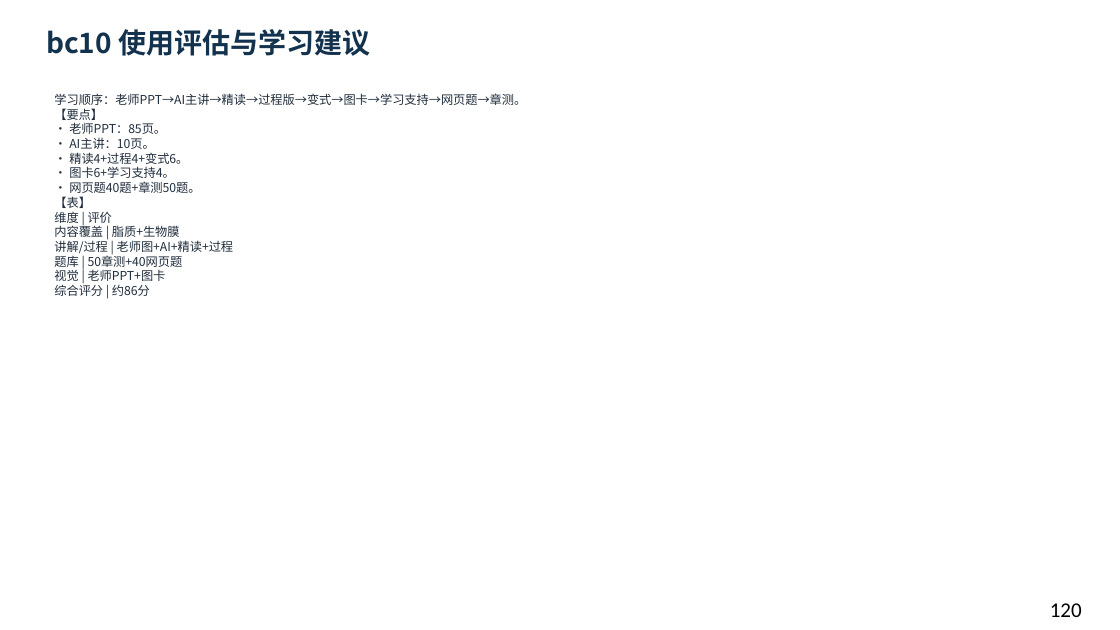
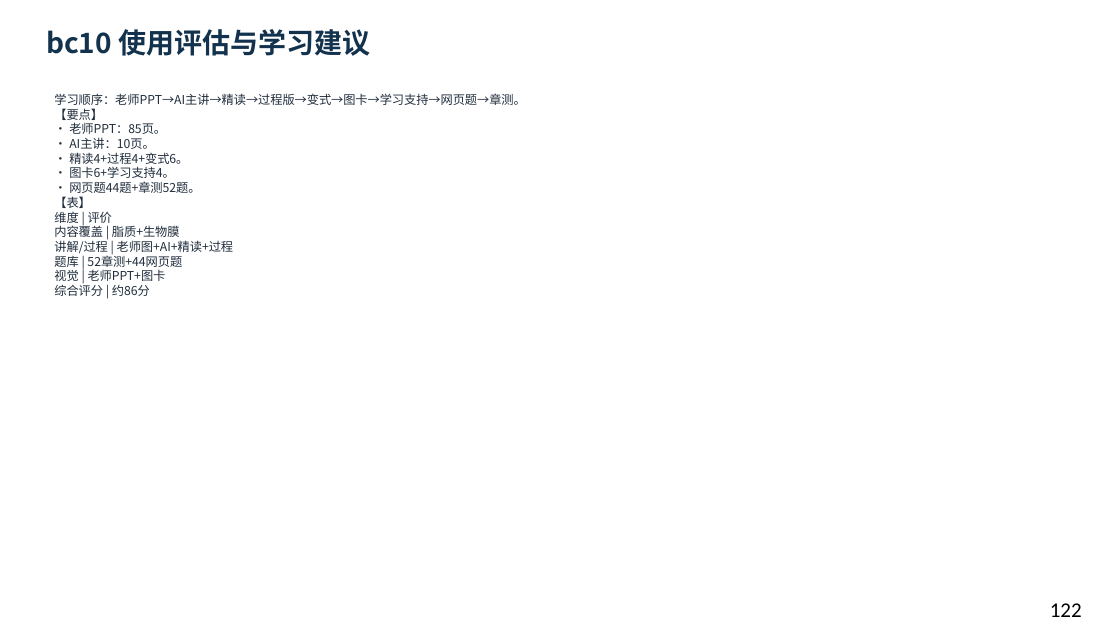
Before and after one commit to newkan-li/Biochemistry, a slide deck: slide 122 of downloads/bc10-ai-style.pptx (slide 120 before the commit). Drawn at 1120x630 pixels with LibreOffice and Linux fonts; fonts in the diff are those of the drawing. Boxes give left, top, right and bottom in pixels: in the first picture for what was removed or moved away, otherwise in the second. Text is boxed around its words. In the diff, an @@ line names an element or a change of style, - is before the commit and + after.

```diff
--- a/downloads/bc10-ai-style.pptx
+++ b/downloads/bc10-ai-style.pptx
@@ text at (x1=54, y1=93, x2=525, y2=296): text changed @@
-学习顺序：老师PPT→AI主讲→精读→过程版→变式→图卡→学习支持→网页题→章测。
-【要点】
-• 老师PPT：85页。
-• AI主讲：10页。
-• 精读4+过程4+变式6。
-• 图卡6+学习支持4。
-• 网页题40题+章测50题。
-【表】
-维度 | 评价
-内容覆盖 | 脂质+生物膜
-讲解/过程 | 老师图+AI+精读+过程
-题库 | 50章测+40网页题
-视觉 | 老师PPT+图卡
-综合评分 | 约86分
+学习顺序：老师PPT→AI主讲→精读→过程版→变式→图卡→学习支持→网页题→章测。
+【要点】
+• 老师PPT：85页。
+• AI主讲：10页。
+• 精读4+过程4+变式6。
+• 图卡6+学习支持4。
+• 网页题44题+章测52题。
+【表】
+维度 | 评价
+内容覆盖 | 脂质+生物膜
+讲解/过程 | 老师图+AI+精读+过程
+题库 | 52章测+44网页题
+视觉 | 老师PPT+图卡
+综合评分 | 约86分
@@ text at (x1=1050, y1=603, x2=1082, y2=617): text changed @@
-120
+122
```
Also in this commit, not shown: 2 slides added, 9 other files.
